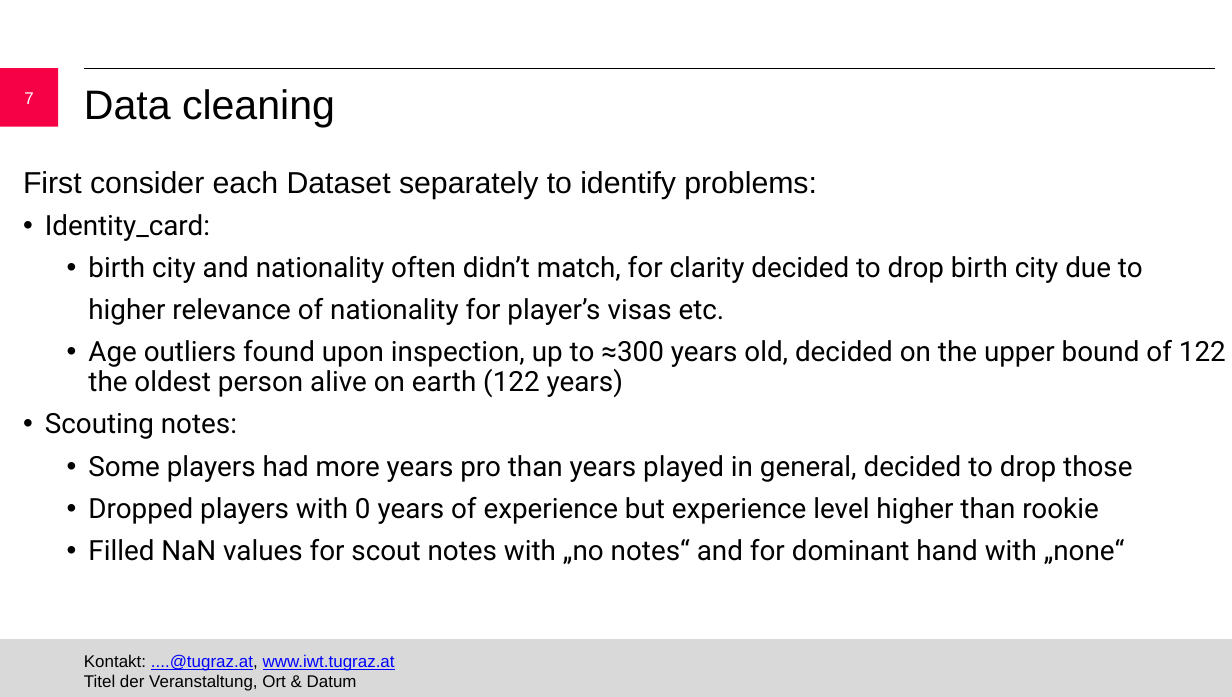
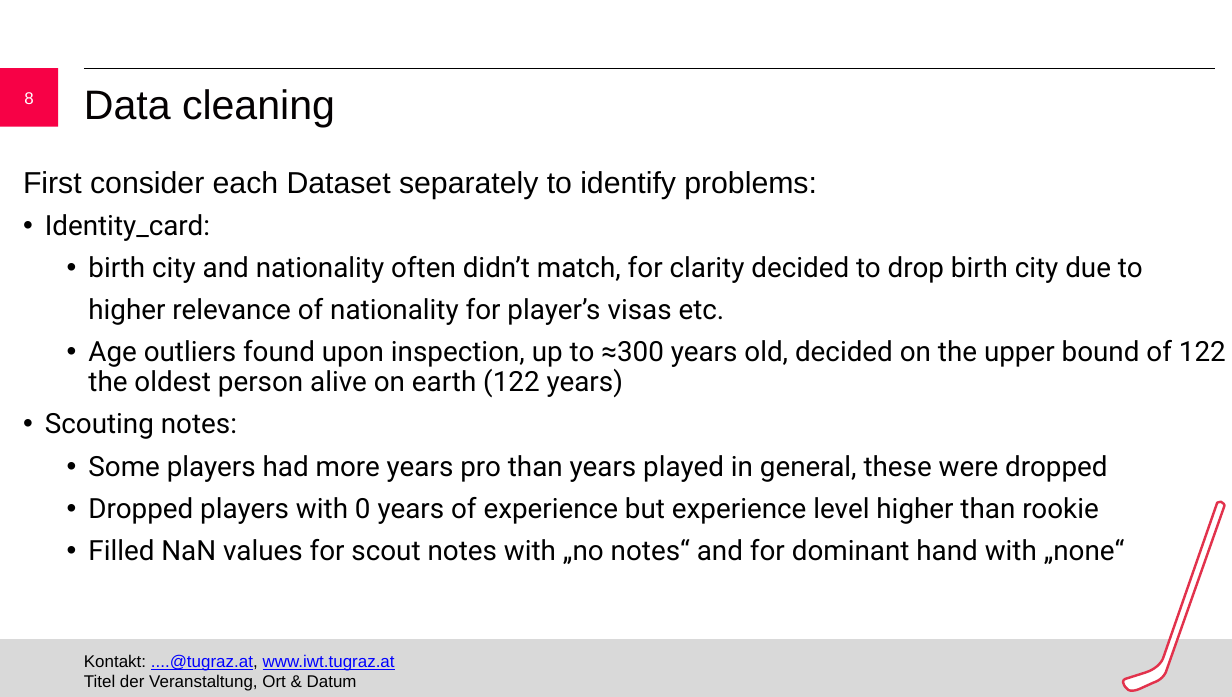
Before and after one commit to jaklvinc/KnowledgeDiscoveryAndDataMining-TUGraz-2026, a slide deck: slide 8 of KDDM_phase1_presentation.pptx (slide 7 before the commit). Drawn at 1232x697 pixels with LibreOffice and Linux fonts; fonts in the diff are those of the drawing; background and template pictures are left out. Boxes give left, top, right and bottom in pixels: in the first picture for what was removed or moved away, otherwise in the second. Text is boxed around its words. In the diff, an @@ line names an element or a change of style, - is before the commit and + after.

```diff
--- a/KDDM_phase1_presentation.pptx
+++ b/KDDM_phase1_presentation.pptx
@@ page number at <box>24,92,33,104</box>: text changed @@
-7
+8
@@ text at <box>88,455,1107,482</box>: text changed @@
-  • Some players had more years pro than years played in general, decided to drop those
+  • Some players had more years pro than years played in general, these were dropped
@@ freeform shape added at <box>1123,502,1225,691</box>, fill #FFFFFF, outline #E2324C 2 pt @@
```
Also in this commit, not shown: 7 other slides changed, 1 slide added.
